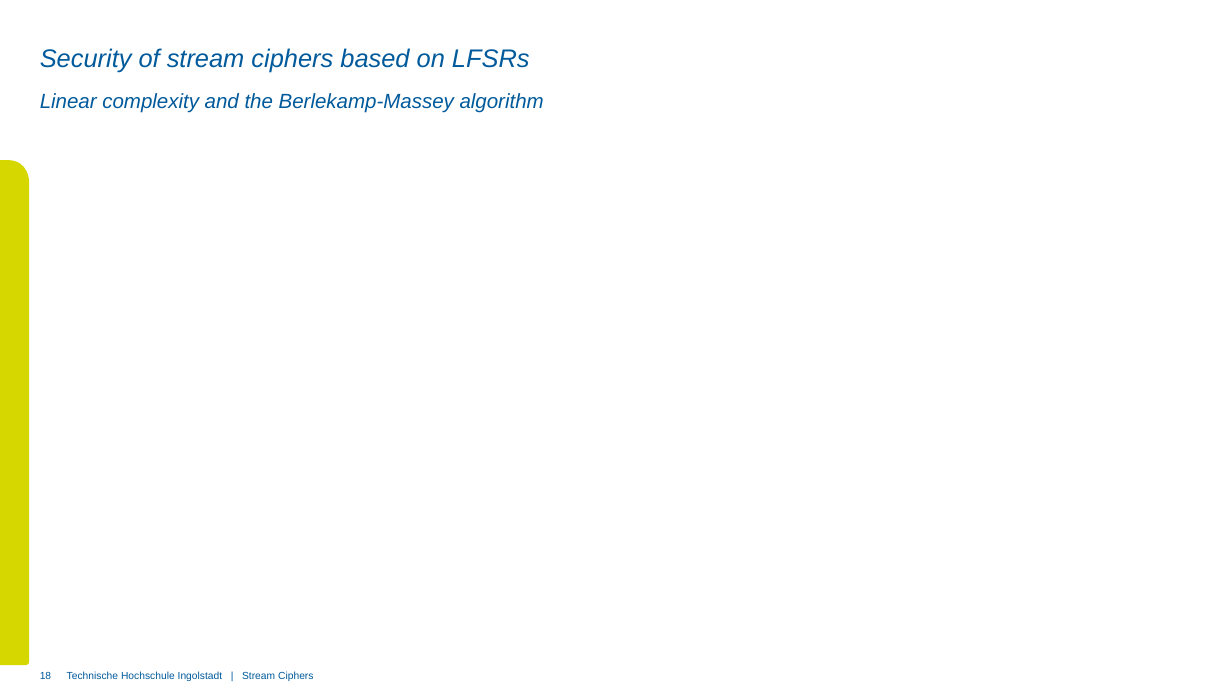
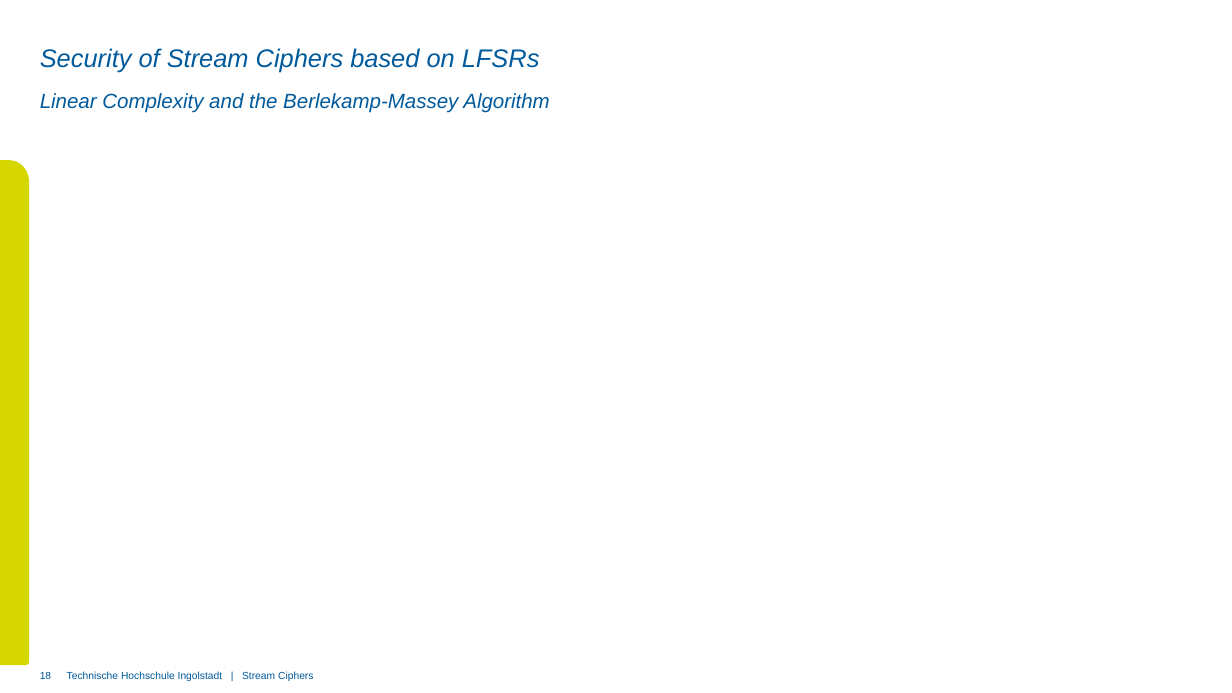
Before and after one commit to xThale/crypto-stream-ciphers, a slide deck: slide 18 of Präsentation/Presentation Unmerged Simon.pptx. Drawn at 1232x693 pixels with LibreOffice and Linux fonts; fonts in the diff are those of the drawing; grey boxes stand for pictures; background and template pictures are left out. Boxes give left, top, right and bottom in pixels: in the first picture for what was removed or moved away, otherwise in the second. Text is boxed around its words. In the diff, an @@ line names an element or a change of style, - is before the commit and + after.

```diff
--- a/Präsentation/Presentation Unmerged Simon.pptx
+++ b/Präsentation/Presentation Unmerged Simon.pptx
@@ title at <box>40,48,540,73</box>: text changed @@
-Security of stream ciphers based on LFSRs
+Security of Stream Ciphers based on LFSRs
@@ subtitle at <box>40,93,549,113</box>: text changed @@
-Linear complexity and the Berlekamp-Massey algorithm
+Linear Complexity and the Berlekamp-Massey Algorithm
```
Also in this commit, not shown: 15 other slides changed, 4 slides added, 2 slides removed, 1 other file.
